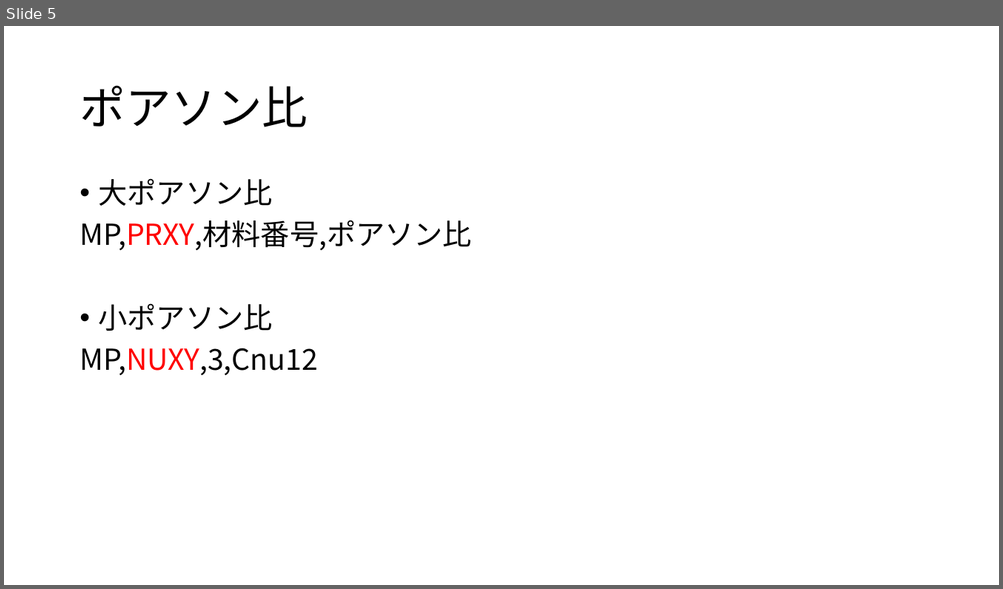
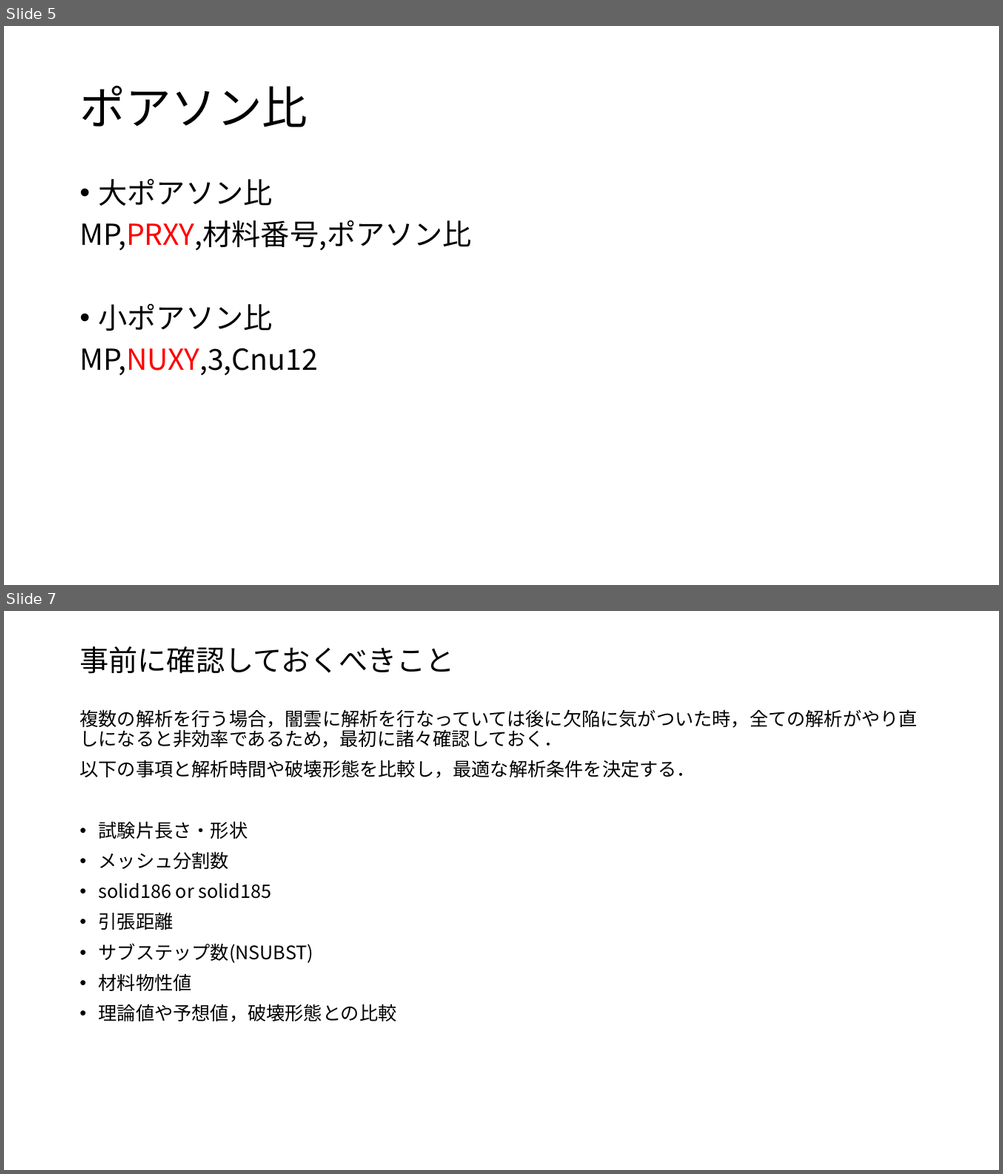
Before and after one commit to jay0423/ansys-management, a slide deck: etc/ansys備忘録.pptx. Shown one above the other, each under a label of ours: slide 5 before the commit, slides 5 and 7 after it; the slides between them are not shown. The pictures are 1003x589 and 1003x1174 pixels, drawn with LibreOffice and Linux fonts; fonts in the diff are those of the drawing. Boxes give left, top, right and bottom in pixels: in the first picture for what was removed or moved away, otherwise in the second. Text is boxed around its words. In the diff, an @@ line names an element or a change of style, - is before the commit and + after.

```diff
--- a/etc/ansys備忘録.pptx
+++ b/etc/ansys備忘録.pptx
@@ slide 7 added at [4, 611, 999, 1170], background #FFFFFF @@
@@ title added at [79, 647, 455, 674], 28 pt, text #000000 @@
+事前に確認しておくべきこと
@@ text added at [79, 709, 916, 1022], 18 pt, text #000000 @@
+複数の解析を行う場合，闇雲に解析を行なっていては後に欠陥に気がついた時，全ての解析がやり直しになると非効率であるため，最初に諸々確認しておく．
+以下の事項と解析時間や破壊形態を比較し，最適な解析条件を決定する．
+• 試験片長さ・形状
+• メッシュ分割数
+• solid186 or solid185
+• 引張距離
+• サブステップ数(NSUBST)
+• 材料物性値
+• 理論値や予想値，破壊形態との比較
```
Also in this commit, not shown: 1 other slide added, 19 other files.
